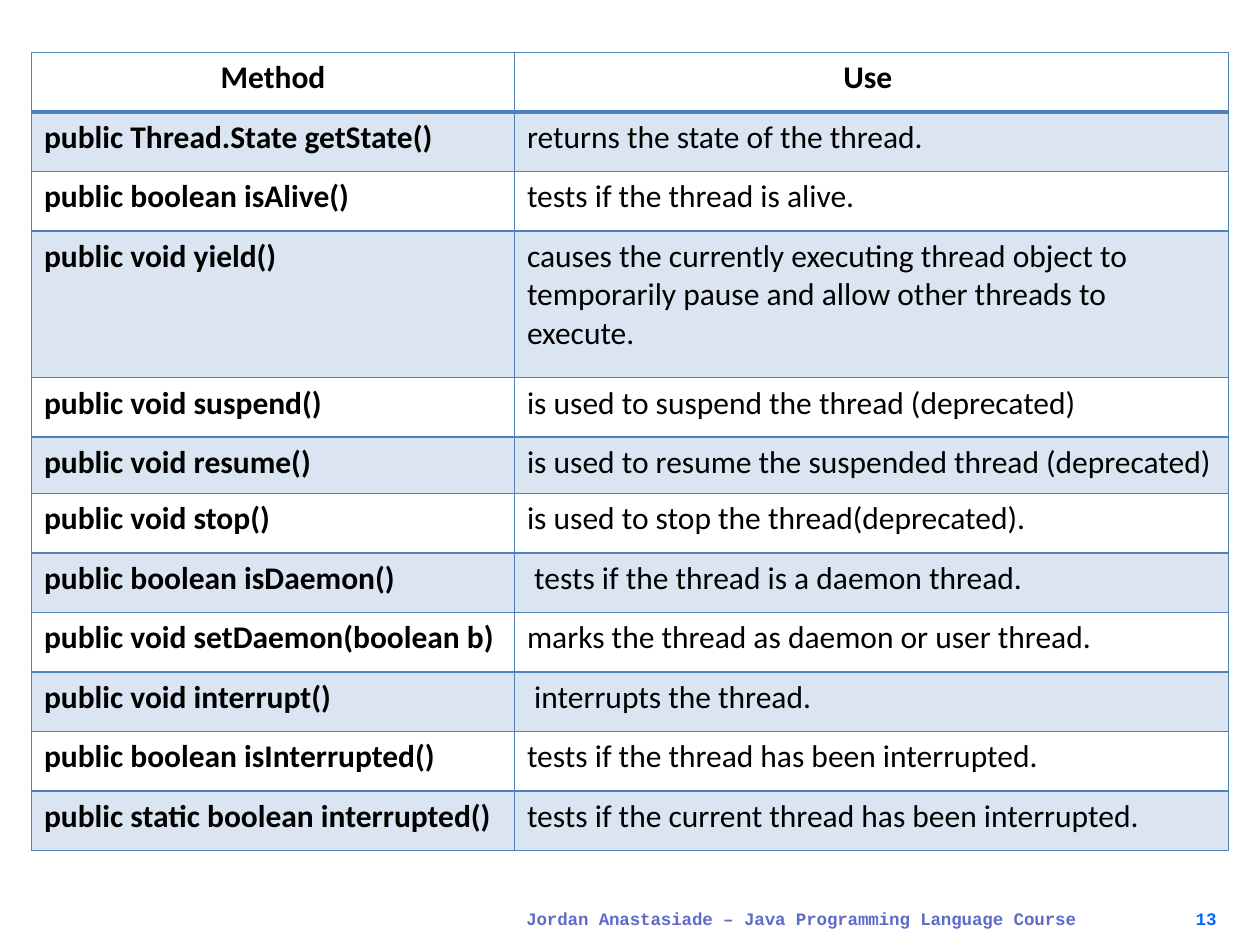
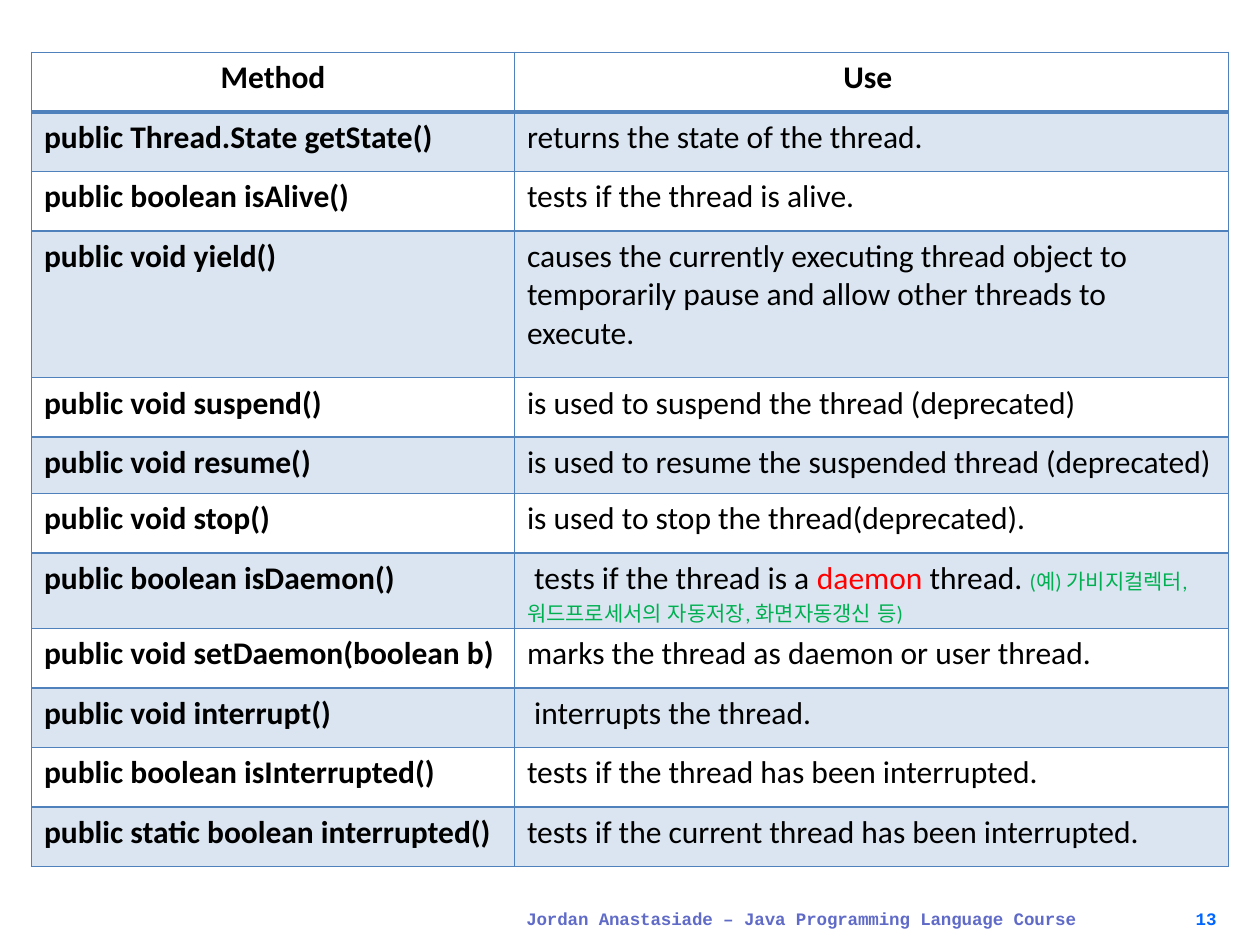
Before and after one commit to JongkukLee/JAC444, a slide deck: slide 13 of lect5-s1-thread-basic.pptx. Drawn at 1260x945 pixels with LibreOffice and Linux fonts; fonts in the diff are those of the drawing. Boxes give left, top, right and bottom in pixels: in the first picture for what was removed or moved away, otherwise in the second. Text is boxed around its words. In the diff, an @@ line names an element or a change of style, - is before the commit and + after.

```diff
--- a/lect5-s1-thread-basic.pptx
+++ b/lect5-s1-thread-basic.pptx
@@ table at [32, 53, 1228, 867] @@
-row 8, column 2: tests if the thread is a daemon thread.
+row 8, column 2: tests if the thread is a daemon thread. (예) 가비지컬렉터, 워드프로세서의 자동저장, 화면자동갱신 등)
```
Also in this commit, not shown: 18 other slides changed, 20 other files.
